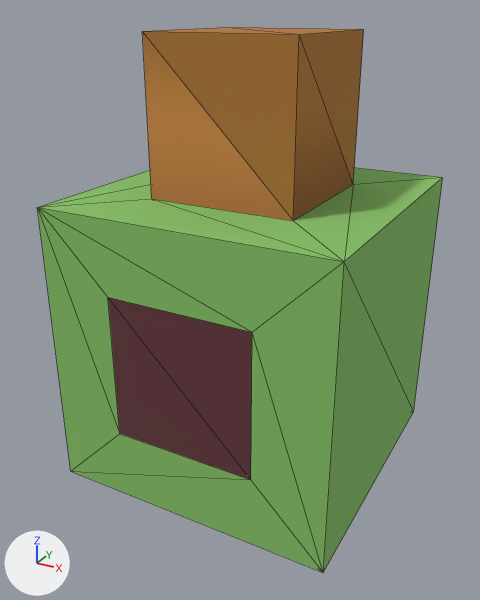
What one commit did to the OBJ model assets/models/ingredients/GorgonBlood.obj.
Before and after are seen from a 50 mm lens placed at (0.403, -0.779, 0.725), pointed at (-0.018, -0.014, 0.342). Lighting does not change. The marker at lower left points along +X, +Y and +Z. Mesh edges are drawn as thin lines. Where no turn or scale is listed for an object, it has been applied to the vertices.

In view in the first picture: 'Untitled'.
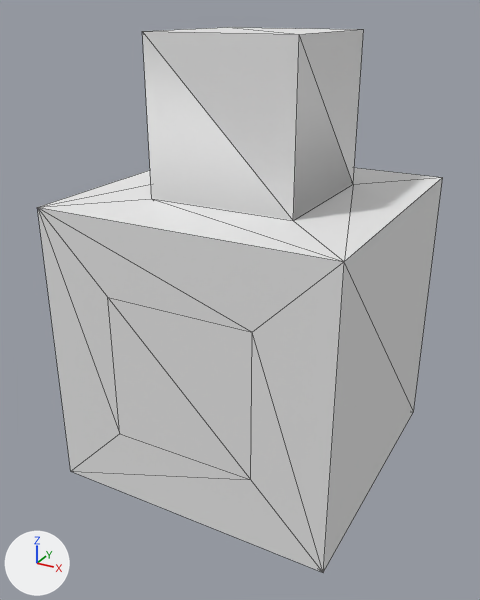
What differs and where, as boxes [x1, y1, x2, y2] in the pictures (480 x 600 px):
'Untitled', recoloured (green to grey)
    both: [37, 27, 443, 573]

The change, as a diff of the scene's bpy script:
```diff
--- a/assets/models/ingredients/GorgonBlood.obj.py
+++ b/assets/models/ingredients/GorgonBlood.obj.py
@@ mat_palette @@
+mat_palette = principled_material('palette')
+mat_palette.base_color = (0.8, 0.8, 0.8)  # white #e7e7e7
+mat_palette.roughness = 1.0
@@ me_untitled @@
 me_untitled.from_pydata(...)  # 32 vertices, 64 faces; spans x -0.2..0.2, y -0.2..0.2, z 0.0..0.7
-me_untitled.materials.append(mat_palette_007)  # picture img_gorgonblood_png
+me_untitled.materials.append(mat_palette)  # white #e7e7e7
```
